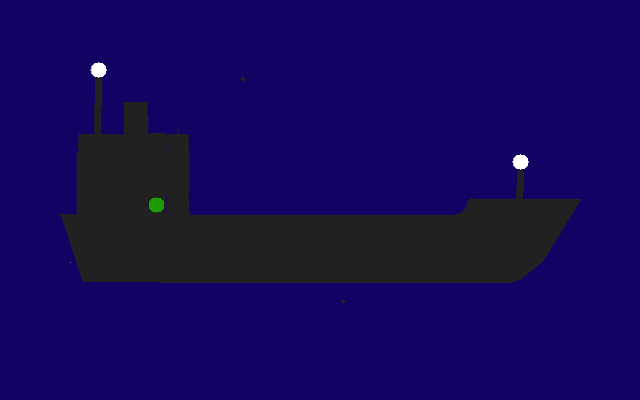
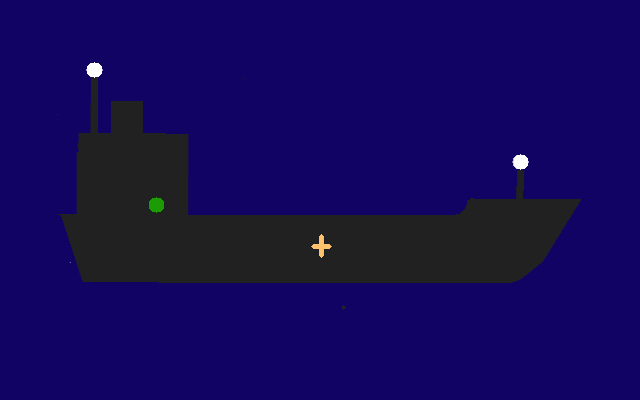
The second 640×400 image is a revision of the first. Changes to its layers:
added layer "stern light" above "chimney" over [86, 62, 103, 133]
added layer "chimney" above "ship" over [111, 101, 143, 133]
painted on "ship" over [57, 62, 333, 258]
painted on "Background" over [341, 299, 346, 310]
